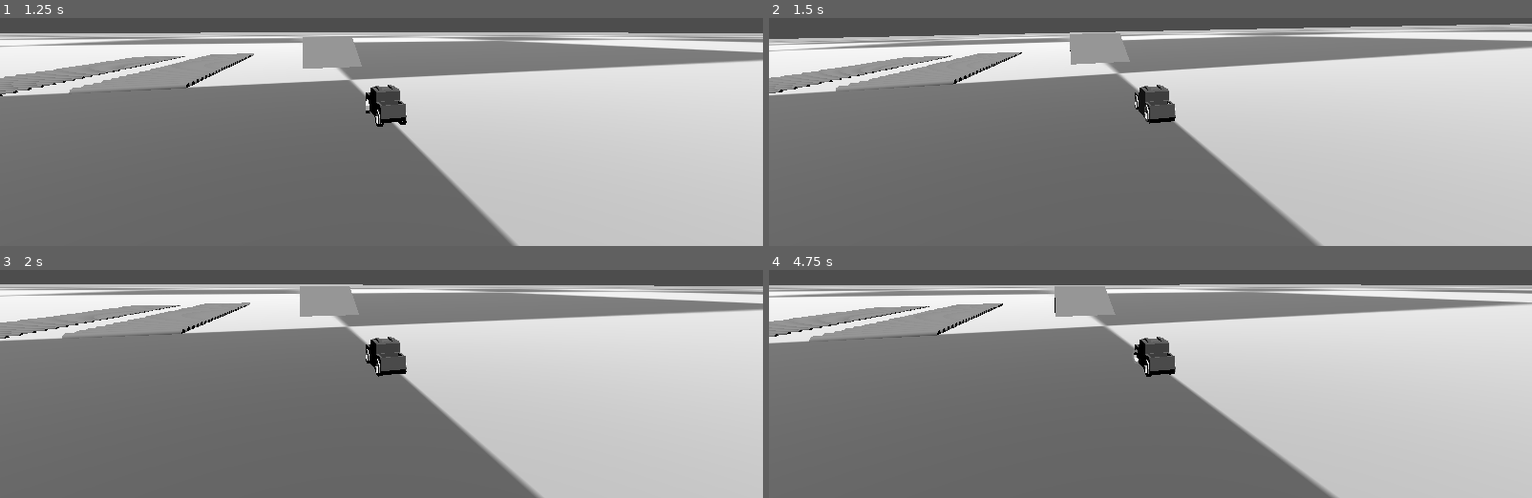
Above: before the commit, frames 1-4 (two rows, left to right).
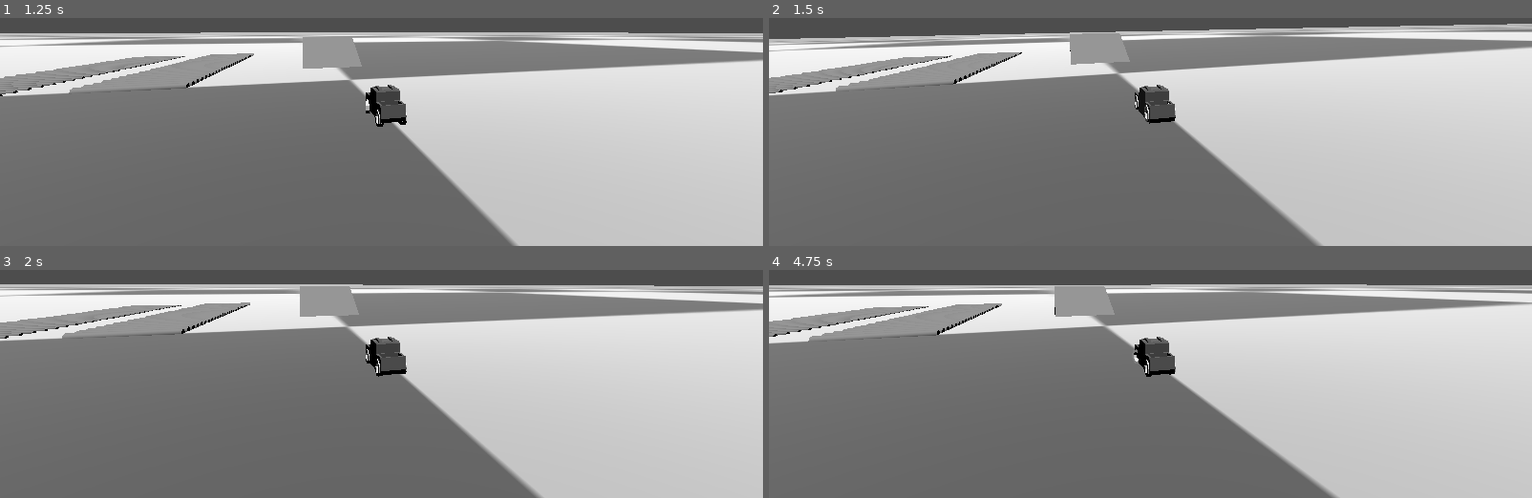
Above: after the commit, the same moments.

Repository: luankaike-code/jh_conclusao_dev
Game: Godot game, scene res://scenes/worlds/test/test_world.tscn
Two runs of this game, one before a commit and one after it. Both use one fixed random seed, a clock stepped at 60 frames per second and the inputs below.
Inputs:
- Up to frame 1 (1.25 s): hold D (game_turn_right) from 0.53 s (still down); tap S (game_deceleration) at 0.6 s
- Up to frame 2 (1.5 s): release D (game_turn_right) at 1.28 s; hold Shift (game_hand_brake) from 1.28 s (still down); tap S (game_deceleration) at 1.35 s
- Up to frame 3 (2 s): keep holding Shift (game_hand_brake)
- Up to frame 4 (4.75 s): release Shift (game_hand_brake) at 2.03 s; hold D (game_turn_right) 2.03-2.78 s; tap S (game_deceleration) every 0.75 s from 2.1 to 4.35 s; hold W (game_acceleration) 2.78-3.53 s; hold A (game_turn_left) from 3.53 s (still down)

Frame 1 is identical in both runs. In frame 2, less than 0.1% of the frame differs, in the area x 0-98%, y 2-32%; in frame 3, less than 0.1%; in frame 4, 0.2%, in the area x 0-79%, y 6-42%.

Commit message:
Create and Implement grip curve

Diff:
--- /dev/null
+++ b/code-tcc-jh/data/curves/grip_curve.tres
@@ -0,0 +1,5 @@
+[gd_resource type="Curve" format=3 uid="uid://dc2qxgo4xvm6j"]
+
+[resource]
+_data = [Vector2(0, 0.8566038), 0.0, 0.0, 0, 0, Vector2(0.53809524, 0.6981132), 0.0, 0.0, 0, 0, Vector2(0.9714286, 0.09433961), 0.0, 0.0, 0, 0]
+point_count = 3
--- a/code-tcc-jh/scenes/raycast_car/raycast_wheel/raycast_wheel.gd
+++ b/code-tcc-jh/scenes/raycast_car/raycast_wheel/raycast_wheel.gd
@@ -14,6 +14,8 @@
 
 @export var has_motor: bool = false
 @export var is_lock: bool = false
+
+@export var grip_curve: Curve = preload("res://data/curves/grip_curve.tres")
 
 @onready var ray: RayCast3D = $RayCast3D
 @onready var model: MeshInstance3D = $Model
@@ -81,10 +83,14 @@
 	var gravity: float = -car.get_gravity().y
 	var apply_mass_in_wheel := (car.mass*gravity)/car.wheels.size()
 
-	var x_traction := 0.1 if is_lock else 0.7
 	var left_car_dir := -global_basis.x.normalized()
+	var back_dir := global_basis.z.normalized()
+
+	var traction_ratio := absf(turn_vel/wheel_vel.length())
+	var x_traction := 0.1 if is_lock else grip_curve.sample_baked(traction_ratio)
+
 	var x_force := left_car_dir * x_traction * turn_vel * apply_mass_in_wheel
-	var back_dir := global_basis.z.normalized()
+
 	var friction_vel := -back_dir.dot(wheel_vel)
 	var friction_force := car.global_basis.z * friction_vel * traction * apply_mass_in_wheel
 
